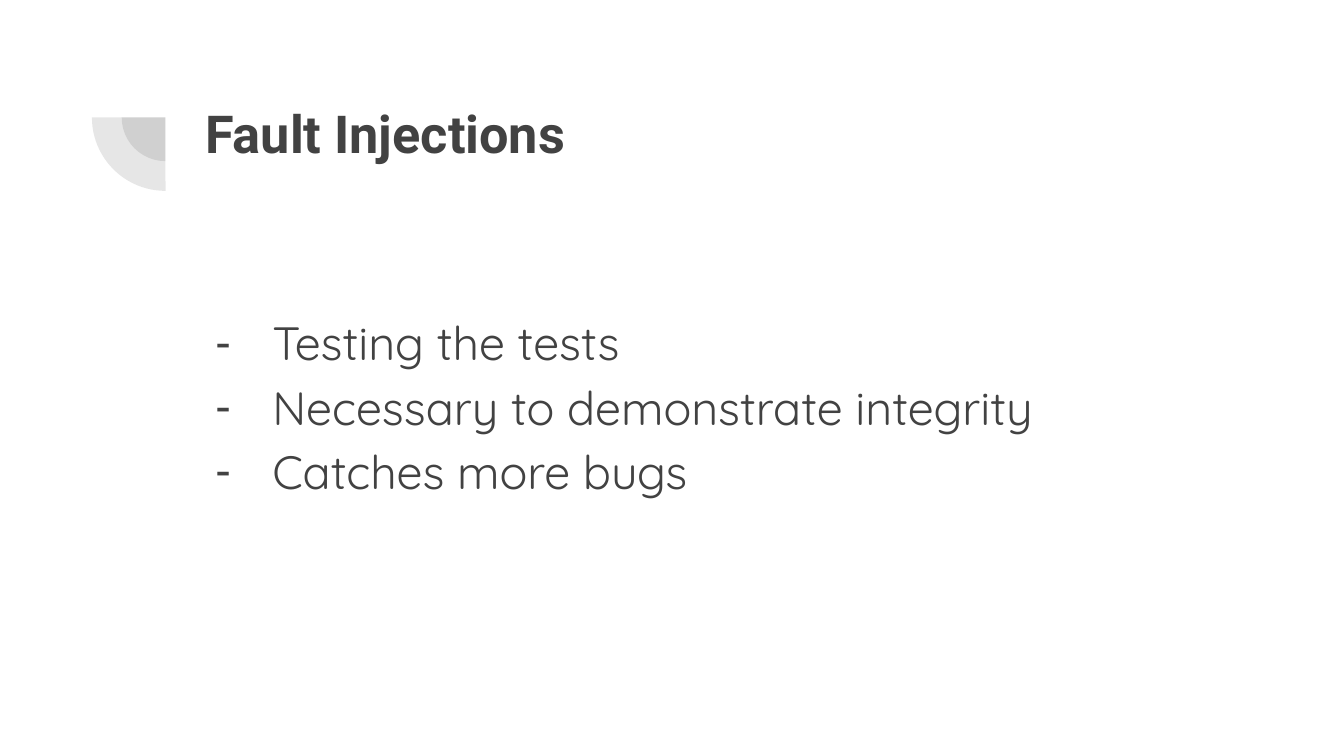
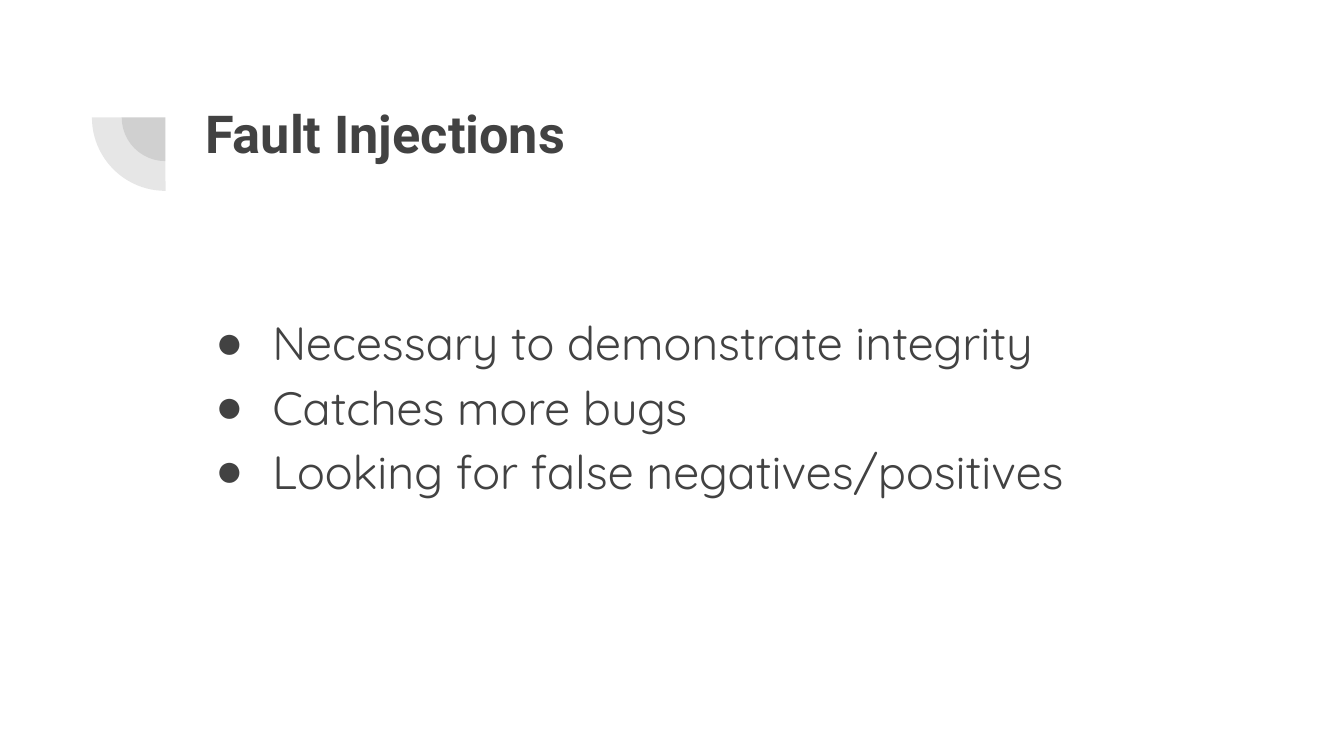
Before and after one commit to csci-362-01-2020/Best-Team, a slide deck: slide 12 of Best-Team_presentation.pptx (slide 10 before the commit). Drawn at 1344x756 pixels with LibreOffice and Linux fonts; fonts in the diff are those of the drawing. Boxes give left, top, right and bottom in pixels: in the first picture for what was removed or moved away, otherwise in the second. Text is boxed around its words. In the diff, an @@ line names an element or a change of style, - is before the commit and + after.

```diff
--- a/Best-Team_presentation.pptx
+++ b/Best-Team_presentation.pptx
@@ text at (272, 325, 620, 370): paragraph removed @@
-– Testing the tests
@@ text at (272, 325, 1032, 435): bullet - to ● @@
@@ text at (272, 452, 1063, 499): paragraph added @@
+● Looking for false negatives/positives
```
Also in this commit, not shown: 7 other slides changed, 8 slides added, 5 slides removed.
